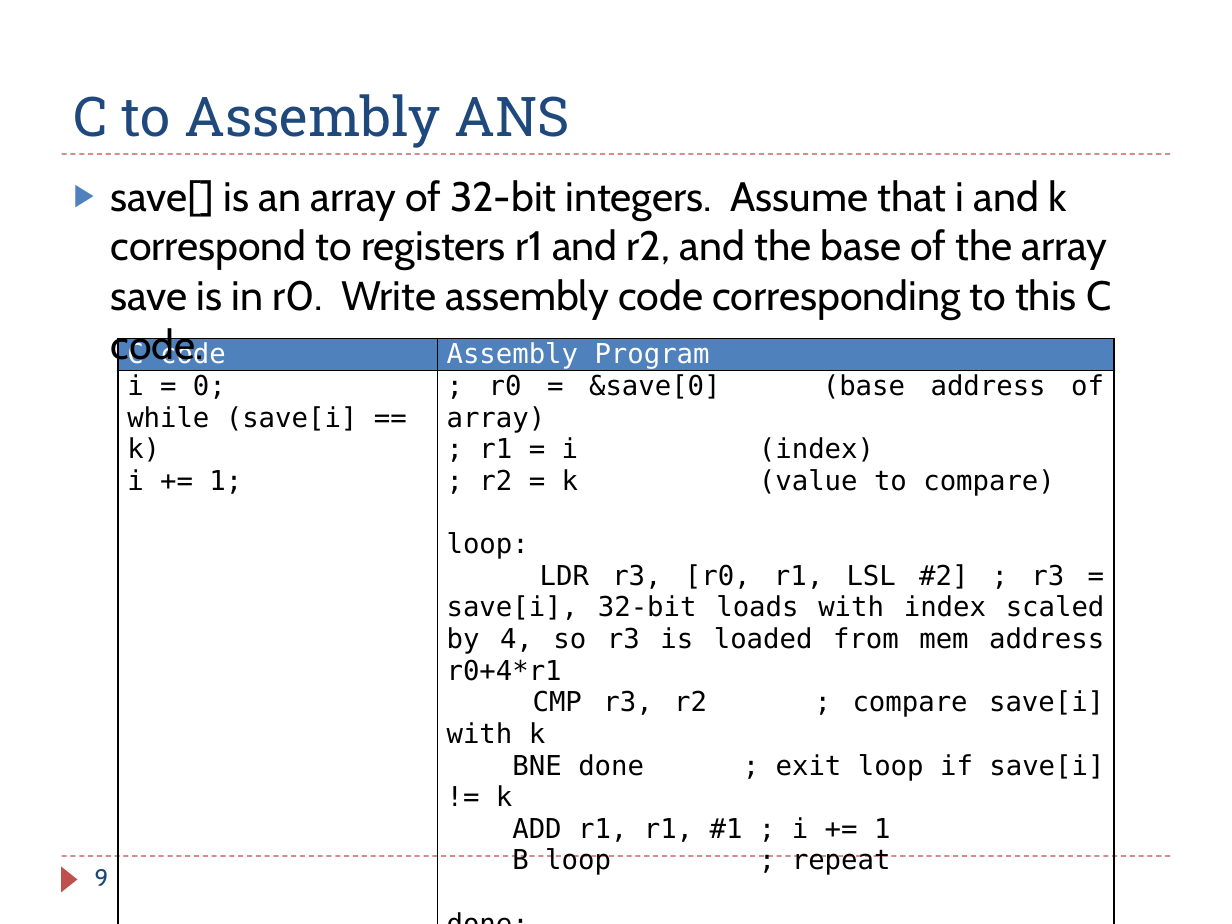
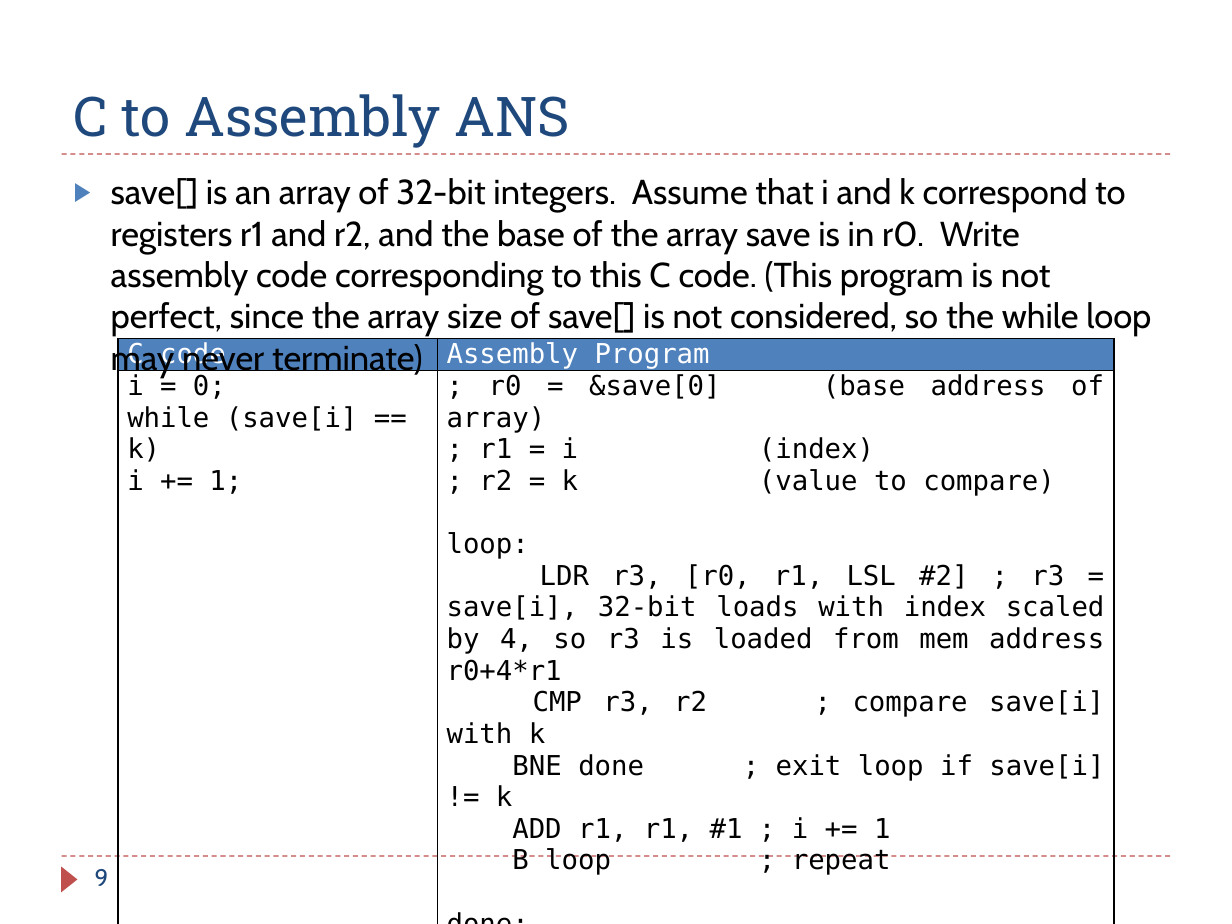
Before and after one commit to guhofstra/CSC111Fa25, a slide deck: slide 9 of PPTs/Ch6_ARM_Control_Flow_Exercises_ANS.pptx. Drawn at 1232x924 pixels with LibreOffice and Linux fonts; fonts in the diff are those of the drawing. Boxes give left, top, right and bottom in pixels: in the first picture for what was removed or moved away, otherwise in the second. Text is boxed around its words. In the diff, an @@ line names an element or a change of style, - is before the commit and + after.

```diff
--- a/PPTs/Ch6_ARM_Control_Flow_Exercises_ANS.pptx
+++ b/PPTs/Ch6_ARM_Control_Flow_Exercises_ANS.pptx
@@ text at (111,178,1151,337): text changed; size 24.1 to 20.1 pt @@
-▶ save[] is an array of 32-bit integers. Assume that i and k correspond to registers r1 and r2, and the base of the array save is in r0. Write assembly code corresponding to this C code.
+▶ save[] is an array of 32-bit integers. Assume that i and k correspond to registers r1 and r2, and the base of the array save is in r0. Write assembly code corresponding to this C code. (This program is not perfect, since the array size of save[] is not considered, so the while loop may never terminate)
```
Also in this commit, not shown: 9 other slides changed, 4 slides added, 2 slides removed, 1 other file.
